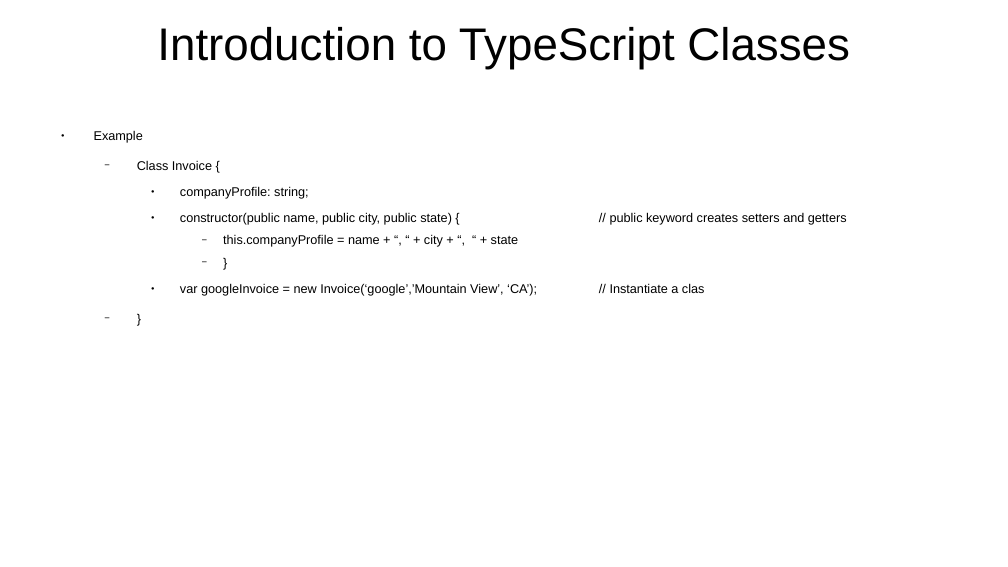
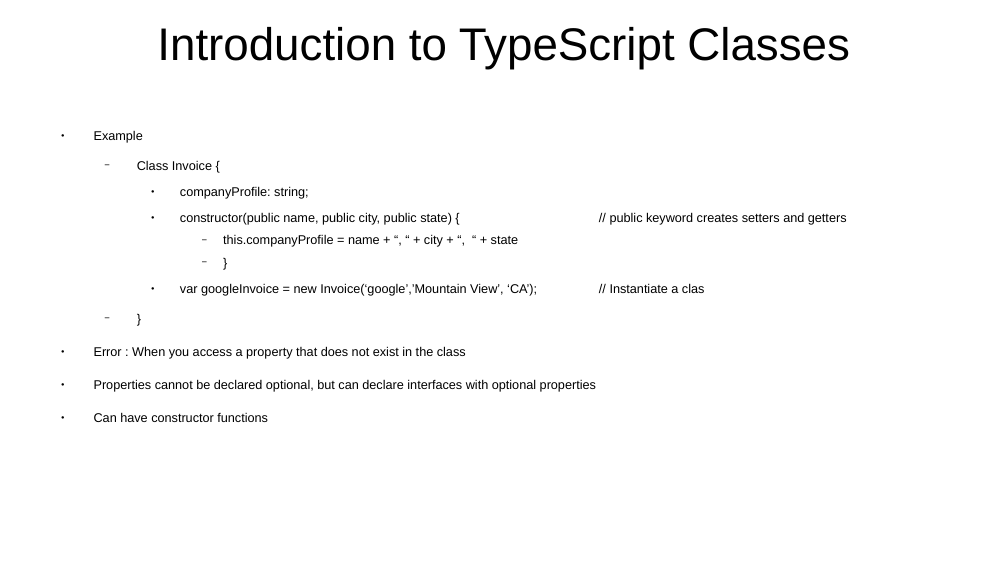
Before and after one commit to CharlesStockman/notesFromCourses, a slide deck: slide 22 of javascript/typescript/Introduction to Typescript Development.odp (slide 15 before the commit). Drawn at 1008x567 pixels with LibreOffice and Linux fonts; fonts in the diff are those of the drawing. Boxes give left, top, right and bottom in pixels: in the first picture for what was removed or moved away, otherwise in the second. Text is boxed around its words. In the diff, an @@ line names an element or a change of style, - is before the commit and + after.

```diff
--- a/javascript/typescript/Introduction to Typescript Development.odp
+++ b/javascript/typescript/Introduction to Typescript Development.odp
@@ text at bbox=[94, 346, 596, 422]: paragraphs added @@
+● Error : When you access a property that does not exist in the class
+● Properties cannot be declared optional, but can declare interfaces with optional properties
+● Can have constructor functions
```
Also in this commit, not shown: 6 other slides changed, 8 slides added, 14 other files.
